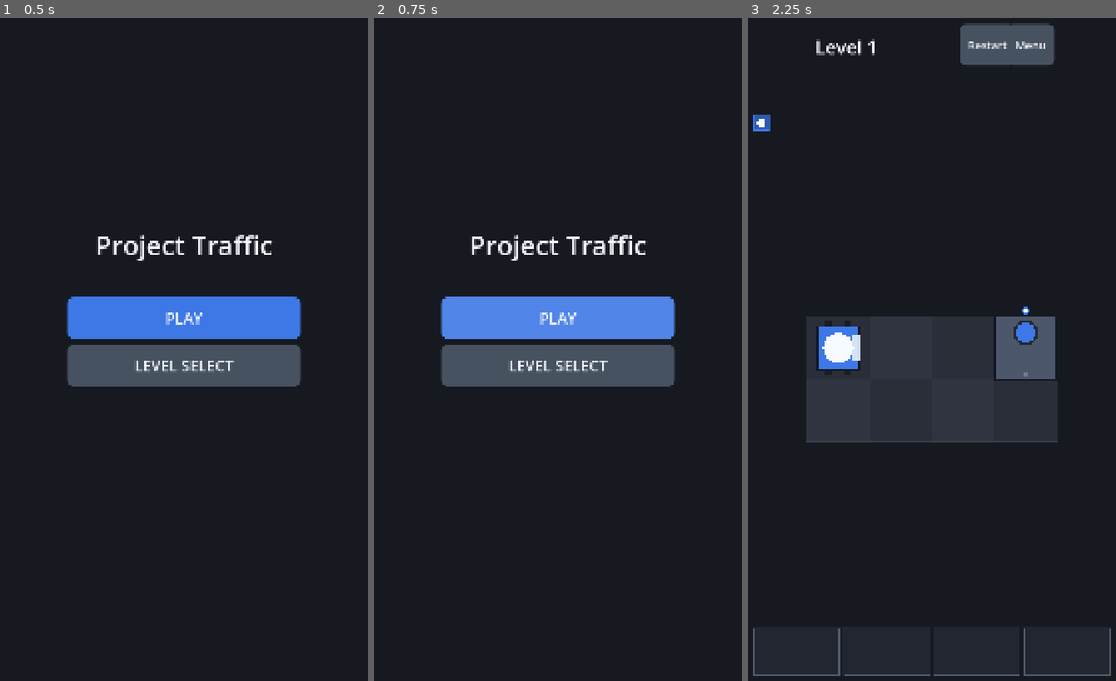
Above: before the commit, frames 1-3 (left to right).
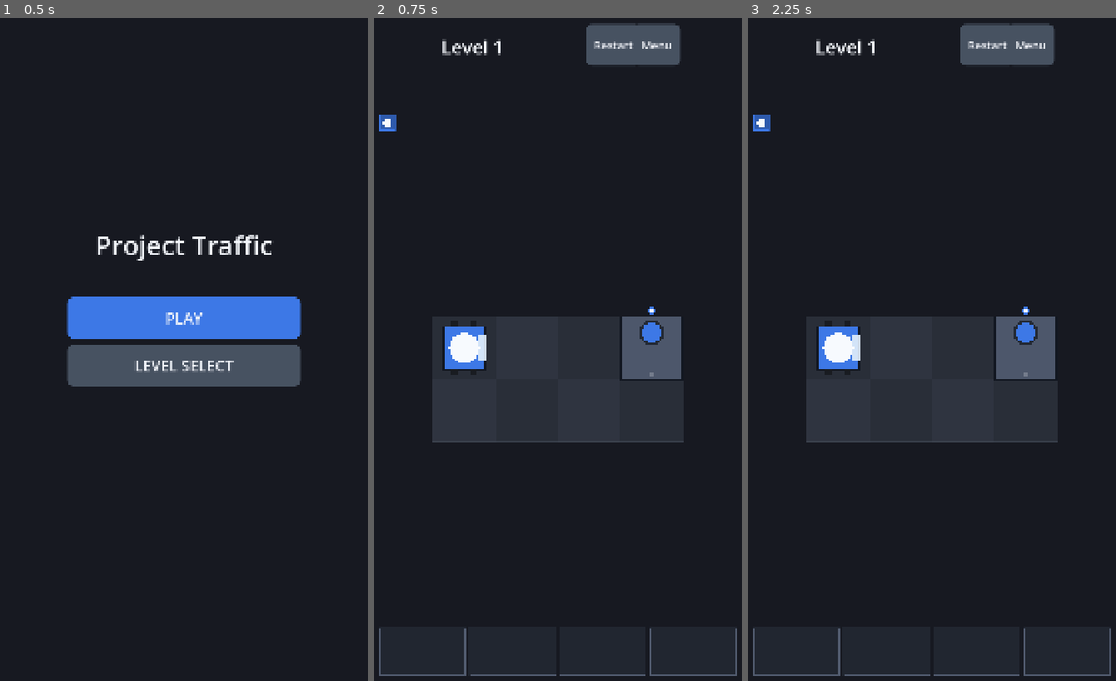
Above: after the commit, the same moments.

Repository: rafaelglima1/puzzle-factory
Game: Godot game, scene res://integration/traffic/traffic_m3_app_controller.tscn
Two runs of this game, one before a commit and one after it. Both use one fixed random seed, a clock stepped at 60 frames per second and the inputs below.
Inputs (mouse positions are in pixels of both pictures, inside the frame that each line leads up to):
- Up to frame 1 (0.5 s): no input
- Up to frame 2 (0.75 s): click "PLAY" at 0.5 s
- Up to frame 3 (2.25 s): click (1031, 44) at 1.25 s, where only the run after the commit has a clickable "Menu"; click "PLAY" at 2 s

Frame 1 is identical in both runs. In frame 2, 13% of the frame differs, in the area x 1-99%, y 0-100%; in frame 3, nothing differs.

Commit message:
fix: keep the result screen from being skipped by the winning tap

Diff:
--- a/game/tests/m3_app_integration_test.gd
+++ b/game/tests/m3_app_integration_test.gd
@@ -31,7 +31,7 @@
 	_test_fail_and_retry_debug_level()
 	_test_restart_mid_level()
 	_test_menu_reentry_loop()
-	_test_synthetic_mouse_guard()
+	_test_result_input_guard()
 	_test_input_dedupe_one_command_per_tap()
 	_test_responsive_real_boards()
 
@@ -290,38 +290,39 @@
 	_free_app(controller)
 
 
-# --- synthetic mouse guard (device-derived hardening) -------------------------
-
-## Android delivers a touch event and then a synthetic mouse event for the same
-## physical tap. When that tap changes the screen (a winning move shows the
-## result screen), the synthetic mouse event must not activate the control that
-## appeared under the finger. This was found on a physical device; the guard
-## lifecycle is asserted here and the real behaviour was re-verified on device.
-func _test_synthetic_mouse_guard() -> void:
-	var controller := _make_app()
-	var shell: Node = _shell(controller)
-	var mouse := InputEventMouseButton.new()
-	mouse.button_index = MOUSE_BUTTON_LEFT
-	mouse.pressed = true
-
-	# Startup (show_main_menu) arms the guard; the first synthetic mouse event
-	# is consumed exactly once.
-	check_eq(shell.get("_swallow_next_mouse"), true, "startup arms the synthetic-mouse guard")
-	shell.call("_input", mouse)
-	check_eq(shell.get("_swallow_next_mouse"), false, "startup guard consumes one mouse event")
-
-	# A screen change arms it again.
-	shell.call("press_play")
-	check_eq(shell.get("_swallow_next_mouse"), true, "screen change re-arms the guard")
-	shell.call("_input", mouse)
-	check_eq(shell.get("_swallow_next_mouse"), false, "next mouse event swallowed once")
-
-	# Touch events themselves are never swallowed.
-	shell.call("press_menu")
-	var touch := InputEventScreenTouch.new()
-	touch.pressed = true
-	shell.call("_input", touch)
-	check_eq(shell.get("_swallow_next_mouse"), true, "touch events do not clear the mouse guard")
+# --- result input guard (device-derived hardening) ----------------------------
+
+## The winning tap can land exactly where a result button appears, and Android
+## also delivers a synthetic mouse event for that same tap: without a guard it
+## presses the button that just appeared under the finger (on device this skipped
+## the result and jumped a level). Player presses arriving right after the result
+## is shown must therefore be ignored. This was found on a physical device; the
+## real behaviour was re-verified there.
+func _test_result_input_guard() -> void:
+	var controller := _make_app()
+	var shell: Node = _shell(controller)
+	var result: Node = shell.get("_result")
+	shell.call("press_play")
+	_tap_vehicle(controller, &"v1")
+	check_eq(shell.call("state_name"), &"WIN_RESULT", "winning tap shows the result screen")
+	check_eq(result.call("input_guard_active"), true, "result ignores presses right after it is shown")
+
+	# A press arriving from the same physical tap (synthetic event) must not skip
+	# the result. Re-arm first so the assertion does not depend on elapsed time.
+	var next_button: Button = result.get_node("Panel/NextButton")
+	result.call("_arm_input_guard")
+	next_button.emit_signal("pressed")
+	check_eq(shell.call("state_name"), &"WIN_RESULT", "guarded press does not skip the result screen")
+
+	# Once the guard elapses the player can continue normally.
+	result.set("_input_guard_until_msec", -1)
+	next_button.emit_signal("pressed")
+	check_eq(shell.call("state_name"), &"PLAYING", "press after the guard advances normally")
+
+	# The fail screen is guarded the same way.
+	shell.call("show_fail_result", 8, &"staging_required")
+	check_eq(shell.call("state_name"), &"FAIL_RESULT", "fail screen is shown")
+	check_eq(result.call("input_guard_active"), true, "fail screen is guarded too")
 	_free_app(controller)
 
 
--- a/game/themes/traffic/m3/m3_first_playable.gd
+++ b/game/themes/traffic/m3/m3_first_playable.gd
@@ -44,27 +44,10 @@
 var _result: ResultScreenScript = null
 var _debug_select: DebugLevelSelectScript = null
 var _built := false
-## Integration hardening (M3, found on a physical device): Android delivers the
-## touch event first and a synthetic mouse event right after it. When a tap
-## synchronously changes the screen (e.g. a winning move shows the result
-## screen), that synthetic mouse event would land on the control that just
-## appeared under the finger and could activate it, skipping the result. After
-## every state change exactly one synthetic mouse event is therefore swallowed.
-var _swallow_next_mouse := false
 
 
 func _ready() -> void:
 	build()
-
-
-func _input(event: InputEvent) -> void:
-	if not _swallow_next_mouse:
-		return
-	if event is InputEventMouseButton:
-		_swallow_next_mouse = false
-		var viewport := get_viewport()
-		if viewport != null:
-			viewport.set_input_as_handled()
 
 
 func build() -> void:
@@ -356,8 +339,6 @@
 
 
 func _apply_state() -> void:
-	# Any state change arms the one-event guard above (see `_swallow_next_mouse`).
-	_swallow_next_mouse = true
 	if _main_menu != null:
 		_main_menu.visible = _state == State.MAIN_MENU
 	if _gameplay != null:
--- a/game/themes/traffic/m3/result_screen.gd
+++ b/game/themes/traffic/m3/result_screen.gd
@@ -6,6 +6,16 @@
 
 const Style := preload("res://themes/traffic/m3/m3_style.gd")
 const Strings := preload("res://themes/traffic/m3/m3_strings.gd")
+
+## The winning tap can land exactly where a result button appears (the vehicles
+## sit at the same height as NEXT/MENU on a phone). Android also delivers a
+## synthetic mouse event for that same tap, which would press the button that
+## just appeared under the finger and skip the result. Player presses arriving
+## right after the result is shown are therefore ignored. The guard lives at the
+## intent boundary, so it holds no matter how the event was routed.
+const INPUT_GUARD_MS := 350
+
+var _input_guard_until_msec := -1
 
 signal next_pressed
 signal retry_pressed
@@ -84,6 +94,7 @@
 	_menu.visible = true
 	visible = true
 	_refresh_layout()
+	_arm_input_guard()
 
 
 func show_fail(level_number: int, fail_message_key: StringName, total_levels: int = 10) -> void:
@@ -98,6 +109,16 @@
 	_menu.visible = true
 	visible = true
 	_refresh_layout()
+	_arm_input_guard()
+
+
+## True while a result press must still be ignored (see `INPUT_GUARD_MS`).
+func input_guard_active() -> bool:
+	return Time.get_ticks_msec() < _input_guard_until_msec
+
+
+func _arm_input_guard() -> void:
+	_input_guard_until_msec = Time.get_ticks_msec() + INPUT_GUARD_MS
 
 
 func press_next() -> void:
@@ -195,12 +216,18 @@
 
 
 func _on_next_pressed() -> void:
+	if input_guard_active():
+		return
 	next_pressed.emit()
 
 
 func _on_retry_pressed() -> void:
+	if input_guard_active():
+		return
 	retry_pressed.emit()
 
 
 func _on_menu_pressed() -> void:
+	if input_guard_active():
+		return
 	menu_pressed.emit()
Not shown, changed: CHANGELOG.md
